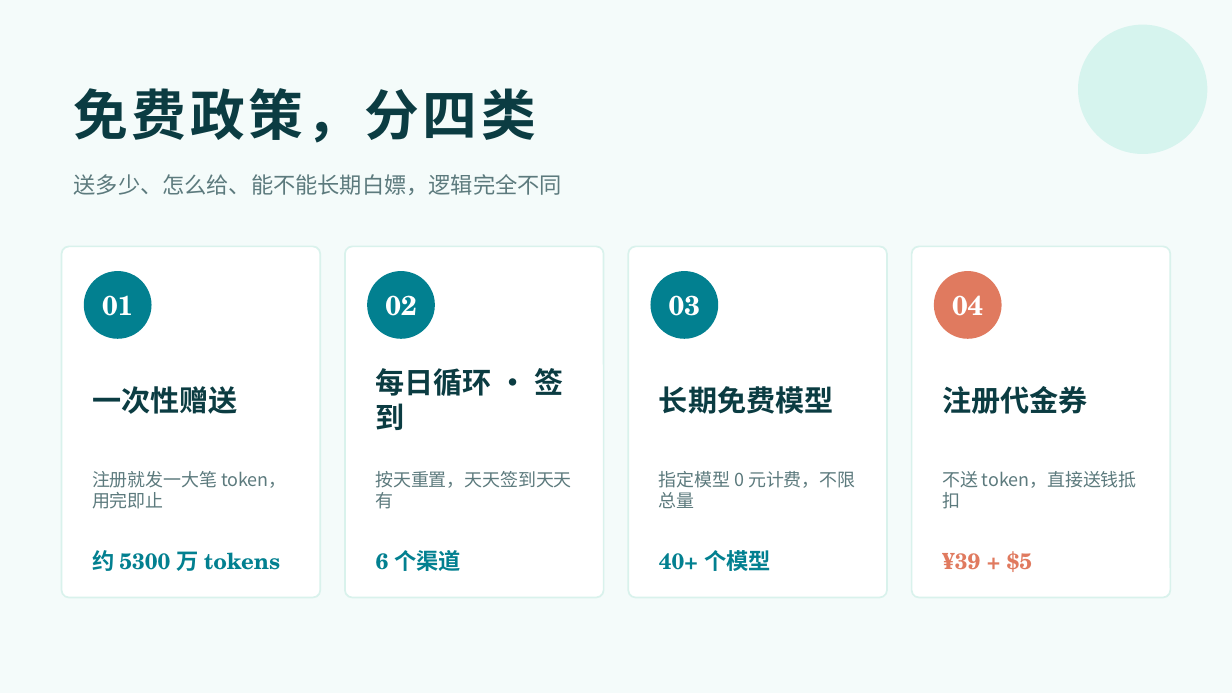
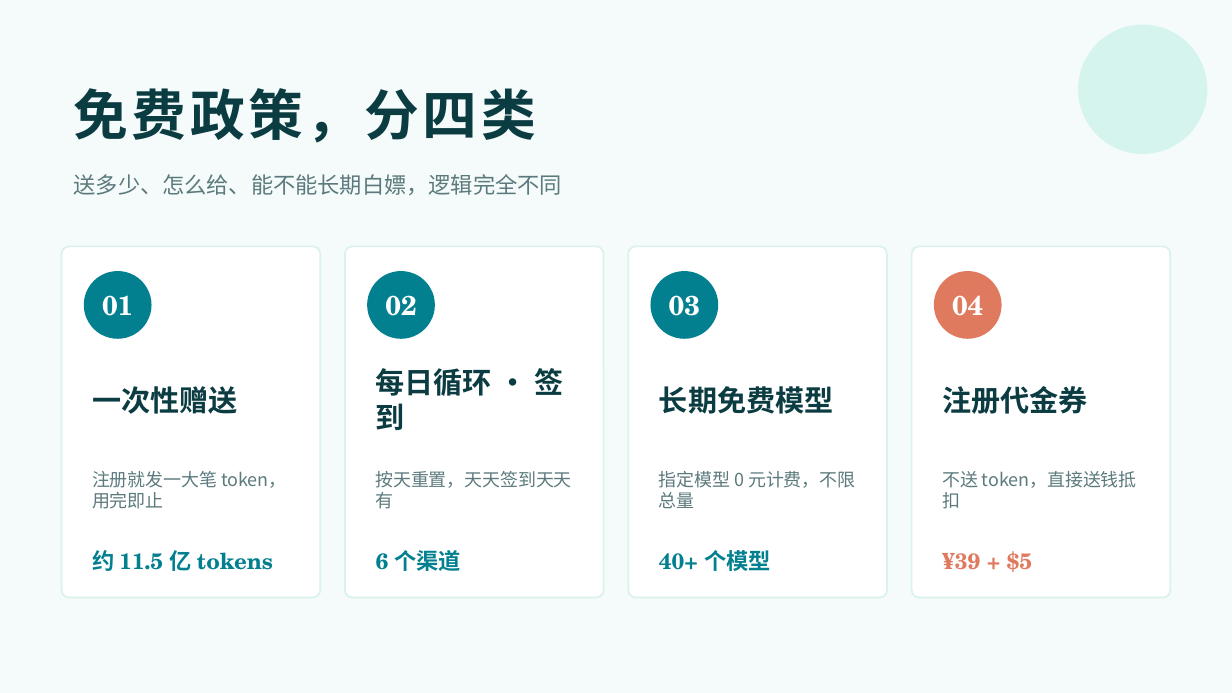
Before and after one commit to hsliuping/Facet, a slide deck: slide 2 of docs/Facet免费额度全景.pptx. Drawn at 1232x693 pixels with LibreOffice and Linux fonts; fonts in the diff are those of the drawing. Boxes give left, top, right and bottom in pixels: in the first picture for what was removed or moved away, otherwise in the second. Text is boxed around its words. In the diff, an @@ line names an element or a change of style, - is before the commit and + after.

```diff
--- a/docs/Facet免费额度全景.pptx
+++ b/docs/Facet免费额度全景.pptx
@@ text at bbox=[92, 550, 273, 571]: text changed @@
-约 5300 万 tokens
+约 11.5 亿 tokens
```
Also in this commit, not shown: 4 other slides changed, 10 other files.
